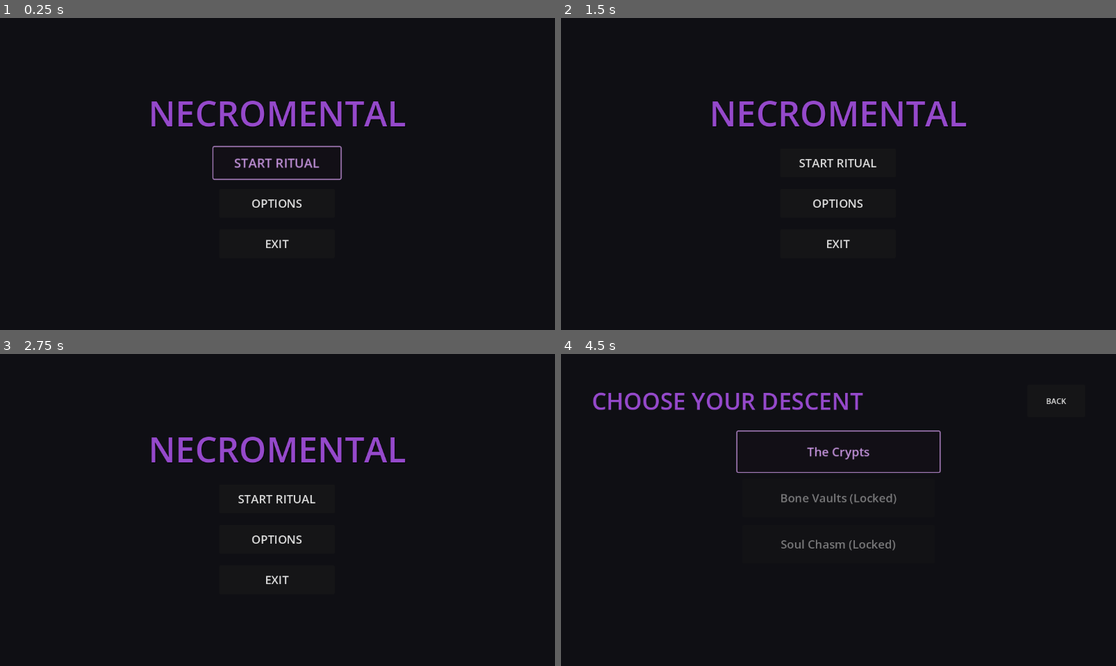
Above: before the commit, frames 1-4 (two rows, left to right).
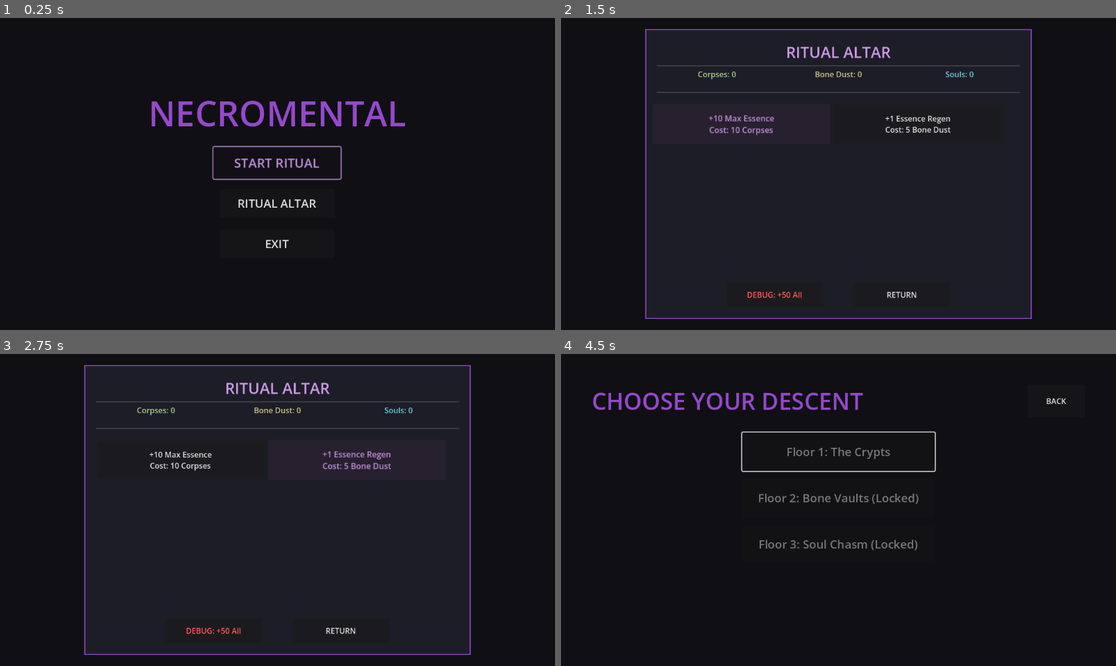
Above: after the commit, the same moments.

Repository: Noah1302/Necromental
Game: Godot game, scene res://scenes/ui/main_menu/main_menu.tscn
Two runs of this game, one before a commit and one after it. Both use one fixed random seed, a clock stepped at 60 frames per second and the inputs below.
Inputs (mouse positions are in pixels of both pictures, inside the frame that each line leads up to):
- Up to frame 1 (0.25 s): no input
- Up to frame 2 (1.5 s): click "OPTIONS" (after the commit: "RITUAL ALTAR") at 0.5 s; click (744, 124) at 1.25 s, where only the run after the commit has a clickable "+10 Max Essence Cost: 10 Corp…"
- Up to frame 3 (2.75 s): click (355, 460) at 2 s, where only the run after the commit has a clickable "+1 Essence Regen Cost: 5 Bone…"
- Up to frame 4 (4.5 s): click (777, 631) at 2.75 s, where only the run after the commit has a clickable "DEBUG: +50 All"; click (899, 631) at 3.5 s, where only the run after the commit has a clickable "RETURN"; click "START RITUAL" at 4.25 s

The runs differ from the first frame. In frame 1, 0.2% of the frame differs, in the area x 42-57%, y 58-61%; in frame 2, 7.9%, in the area x 15-85%, y 3-97%; in frame 3, 7.8%; in frame 4, 1.7%.
Error after the commit: Invalid assignment of property or key 'unlocked_floors' with value of type 'Array' on a base object of type 'Resource (SaveData)'. (res://src/data/save_data.gd…

Commit message:
Phase 3: Save Data & Meta Base

Diff:
--- a/project.godot
+++ b/project.godot
@@ -19,7 +19,6 @@
 
 GameState="*res://src/autoload/game_state.gd"
 
-
 [physics]
 
 3d/physics_engine="Jolt Physics"
--- a/scenes/ui/main_menu/main_menu.gd
+++ b/scenes/ui/main_menu/main_menu.gd
@@ -1,15 +1,16 @@
 extends Control
 
 @onready var start_button: Button = $CenterContainer/VBox/StartButton
+@onready var altar_button: Button = $CenterContainer/VBox/OptionsButton
 @onready var quit_button: Button = $CenterContainer/VBox/QuitButton
 
 func _ready() -> void:
 	start_button.pressed.connect(_on_start_pressed)
+	altar_button.pressed.connect(_on_altar_pressed)
 	quit_button.pressed.connect(_on_quit_pressed)
 
 	_setup_button_animations(start_button)
-	var options_btn = $CenterContainer/VBox/OptionsButton
-	_setup_button_animations(options_btn)
+	_setup_button_animations(altar_button)
 	_setup_button_animations(quit_button)
 
 	# Fokus für Gamepad/Keyboard Navigation
@@ -31,5 +32,8 @@
 func _on_start_pressed() -> void:
 	get_tree().change_scene_to_file("res://scenes/ui/floor_select/floor_select.tscn")
 
+func _on_altar_pressed() -> void:
+	get_tree().change_scene_to_file("res://scenes/ui/meta_upgrade/meta_upgrade.tscn")
+
 func _on_quit_pressed() -> void:
 	get_tree().quit()
--- a/scenes/ui/main_menu/main_menu.tscn
+++ b/scenes/ui/main_menu/main_menu.tscn
@@ -52,7 +52,7 @@
 layout_mode = 2
 size_flags_horizontal = 4
 theme_override_font_sizes/font_size = 24
-text = "OPTIONS"
+text = "RITUAL ALTAR"
 
 [node name="QuitButton" type="Button" parent="CenterContainer/VBox"]
 custom_minimum_size = Vector2(240, 60)
--- /dev/null
+++ b/scenes/ui/meta_upgrade/meta_upgrade.gd
@@ -0,0 +1,73 @@
+extends Control
+
+@onready var label_corpses: Label = %CorpsesLabel
+@onready var label_bone: Label = %BoneDustLabel
+@onready var label_soul: Label = %SoulLabel
+
+@onready var btn_upgrade_essence: Button = %BtnUpgradeEssence
+@onready var btn_upgrade_regen: Button = %BtnUpgradeRegen
+@onready var btn_back: Button = %BackBtn
+@onready var btn_debug: Button = %DebugGrantBtn
+
+func _ready() -> void:
+	btn_back.pressed.connect(_on_back_pressed)
+	btn_debug.pressed.connect(_on_debug_grant)
+
+	btn_upgrade_essence.pressed.connect(_on_upgrade_essence)
+	btn_upgrade_regen.pressed.connect(_on_upgrade_regen)
+
+	GameState.meta_resources_changed.connect(_update_ui)
+
+	_setup_button_animations(btn_upgrade_essence)
+	_setup_button_animations(btn_upgrade_regen)
+	_setup_button_animations(btn_back)
+	_setup_button_animations(btn_debug)
+
+	_update_ui()
+	btn_back.grab_focus()
+
+func _update_ui() -> void:
+	var save = GameState.current_save
+	label_corpses.text = "Corpses: " + str(save.meta_corpses)
+	label_bone.text = "Bone Dust: " + str(save.meta_bone_dust)
+	label_soul.text = "Souls: " + str(save.meta_soul_essence)
+
+	_update_upgrade_button(btn_upgrade_essence, "upg_max_essence", 10, 0, 0)
+	_update_upgrade_button(btn_upgrade_regen, "upg_essence_regen", 0, 5, 0)
+
+func _update_upgrade_button(btn: Button, upgrade_id: String, cost_c: int, cost_b: int, cost_s: int) -> void:
+	if GameState.has_upgrade(upgrade_id):
+		btn.disabled = true
+		btn.text = btn.text.split("\n")[0] + "\n(PURCHASED)"
+	else:
+		var can_afford = GameState.current_save.meta_corpses >= cost_c and \
+						 GameState.current_save.meta_bone_dust >= cost_b and \
+						 GameState.current_save.meta_soul_essence >= cost_s
+		btn.disabled = not can_afford
+
+func _on_upgrade_essence() -> void:
+	GameState.purchase_upgrade("upg_max_essence", 10, 0, 0)
+
+func _on_upgrade_regen() -> void:
+	GameState.purchase_upgrade("upg_essence_regen", 0, 5, 0)
+
+func _on_debug_grant() -> void:
+	GameState.current_save.debug_grant_resources(50)
+	GameState.meta_resources_changed.emit()
+
+func _on_back_pressed() -> void:
+	get_tree().change_scene_to_file("res://scenes/ui/main_menu/main_menu.tscn")
+
+func _setup_button_animations(btn: Button) -> void:
+	btn.mouse_entered.connect(func(): _animate_button(btn, 1.05, Color(0.8, 0.6, 0.9, 1.0)))
+	btn.mouse_exited.connect(func(): _animate_button(btn, 1.0, Color(1, 1, 1, 1)))
+	btn.focus_entered.connect(func(): _animate_button(btn, 1.05, Color(0.8, 0.6, 0.9, 1.0)))
+	btn.focus_exited.connect(func(): _animate_button(btn, 1.0, Color(1, 1, 1, 1)))
+	btn.pivot_offset = btn.custom_minimum_size / 2.0
+
+func _animate_button(btn: Button, target_scale: float, target_modulate: Color) -> void:
+	if btn.disabled:
+		return
+	var tween = create_tween().set_parallel(true).set_trans(Tween.TRANS_SINE).set_ease(Tween.EASE_OUT)
+	tween.tween_property(btn, "scale", Vector2(target_scale, target_scale), 0.15)
+	tween.tween_property(btn, "modulate", target_modulate, 0.15)
--- /dev/null
+++ b/scenes/ui/meta_upgrade/meta_upgrade.tscn
@@ -0,0 +1,113 @@
+[gd_scene load_steps=3 format=3 uid="uid://metaupgrade123"]
+
+[ext_resource type="Script" path="res://scenes/ui/meta_upgrade/meta_upgrade.gd" id="1_meta"]
+[ext_resource type="PackedScene" uid="uid://panelbase123" path="res://scenes/ui/components/ui_panel_base.tscn" id="2_panel"]
+
+[node name="MetaUpgrade" type="Control"]
+layout_mode = 3
+anchors_preset = 15
+anchor_right = 1.0
+anchor_bottom = 1.0
+grow_horizontal = 2
+grow_vertical = 2
+script = ExtResource("1_meta")
+
+[node name="ColorRect" type="ColorRect" parent="."]
+layout_mode = 1
+anchors_preset = 15
+anchor_right = 1.0
+anchor_bottom = 1.0
+grow_horizontal = 2
+grow_vertical = 2
+color = Color(0.0588235, 0.0588235, 0.0784314, 1)
+
+[node name="UIPanelBase" parent="." instance=ExtResource("2_panel")]
+layout_mode = 1
+custom_minimum_size = Vector2(800, 600)
+
+[node name="Header" parent="UIPanelBase/Margin/TopLevel" index="0"]
+text = "RITUAL ALTAR"
+
+[node name="Content" parent="UIPanelBase/Margin/TopLevel" index="2"]
+layout_mode = 2
+
+[node name="VBox" type="VBoxContainer" parent="UIPanelBase/Margin/TopLevel/Content"]
+layout_mode = 1
+anchors_preset = 15
+anchor_right = 1.0
+anchor_bottom = 1.0
+grow_horizontal = 2
+grow_vertical = 2
+theme_override_constants/separation = 24
+
+[node name="ResourcesHeader" type="HBoxContainer" parent="UIPanelBase/Margin/TopLevel/Content/VBox"]
+layout_mode = 2
+alignment = 1
+
+[node name="CorpsesLabel" type="Label" parent="UIPanelBase/Margin/TopLevel/Content/VBox/ResourcesHeader"]
+unique_name_in_owner = true
+layout_mode = 2
+size_flags_horizontal = 3
+theme_override_colors/font_color = Color(0.666667, 0.819608, 0.54902, 1)
+text = "Corpses: 0"
+horizontal_alignment = 1
+
+[node name="BoneDustLabel" type="Label" parent="UIPanelBase/Margin/TopLevel/Content/VBox/ResourcesHeader"]
+unique_name_in_owner = true
+layout_mode = 2
+size_flags_horizontal = 3
+theme_override_colors/font_color = Color(0.819608, 0.768627, 0.54902, 1)
+text = "Bone Dust: 0"
+horizontal_alignment = 1
+
+[node name="SoulLabel" type="Label" parent="UIPanelBase/Margin/TopLevel/Content/VBox/ResourcesHeader"]
+unique_name_in_owner = true
+layout_mode = 2
+size_flags_horizontal = 3
+theme_override_colors/font_color = Color(0.407843, 0.823529, 0.866667, 1)
+text = "Souls: 0"
+horizontal_alignment = 1
+
+[node name="HSeparator" type="HSeparator" parent="UIPanelBase/Margin/TopLevel/Content/VBox"]
+layout_mode = 2
+
+[node name="UpgradeGrid" type="GridContainer" parent="UIPanelBase/Margin/TopLevel/Content/VBox"]
+layout_mode = 2
+size_flags_vertical = 3
+theme_override_constants/h_separation = 16
+theme_override_constants/v_separation = 16
+columns = 2
+
+[node name="BtnUpgradeEssence" type="Button" parent="UIPanelBase/Margin/TopLevel/Content/VBox/UpgradeGrid"]
+unique_name_in_owner = true
+custom_minimum_size = Vector2(350, 80)
+layout_mode = 2
+text = "+10 Max Essence
+Cost: 10 Corpses"
+
+[node name="BtnUpgradeRegen" type="Button" parent="UIPanelBase/Margin/TopLevel/Content/VBox/UpgradeGrid"]
+unique_name_in_owner = true
+custom_minimum_size = Vector2(350, 80)
+layout_mode = 2
+text = "+1 Essence Regen
+Cost: 5 Bone Dust"
+
+[node name="BottomRow" type="HBoxContainer" parent="UIPanelBase/Margin/TopLevel/Content/VBox"]
+layout_mode = 2
+alignment = 1
+theme_override_constants/separation = 64
+
+[node name="DebugGrantBtn" type="Button" parent="UIPanelBase/Margin/TopLevel/Content/VBox/BottomRow"]
+unique_name_in_owner = true
+custom_minimum_size = Vector2(200, 50)
+layout_mode = 2
+theme_override_colors/font_color = Color(1, 0.352941, 0.352941, 1)
+text = "DEBUG: +50 All"
+
+[node name="BackBtn" type="Button" parent="UIPanelBase/Margin/TopLevel/Content/VBox/BottomRow"]
+unique_name_in_owner = true
+custom_minimum_size = Vector2(200, 50)
+layout_mode = 2
+text = "RETURN"
+
+[editable path="UIPanelBase"]
--- a/src/autoload/game_state.gd
+++ b/src/autoload/game_state.gd
@@ -52,6 +52,30 @@
 	current_save.save()
 	meta_resources_changed.emit()
 
+func spend_meta_resources(corpses: int, bone_dust: int, soul_essence: int) -> bool:
+	if current_save.meta_corpses >= corpses and current_save.meta_bone_dust >= bone_dust and current_save.meta_soul_essence >= soul_essence:
+		current_save.meta_corpses -= corpses
+		current_save.meta_bone_dust -= bone_dust
+		current_save.meta_soul_essence -= soul_essence
+		current_save.save()
+		meta_resources_changed.emit()
+		return true
+	return false
+
+func purchase_upgrade(upgrade_id: String, cost_corpses: int, cost_bone_dust: int, cost_soul_essence: int) -> bool:
+	if current_save.purchased_upgrades.has(upgrade_id):
+		return false # Already owned
+
+	if spend_meta_resources(cost_corpses, cost_bone_dust, cost_soul_essence):
+		current_save.purchased_upgrades.append(upgrade_id)
+		current_save.save()
+		return true
+
+	return false
+
+func has_upgrade(upgrade_id: String) -> bool:
+	return current_save.purchased_upgrades.has(upgrade_id)
+
 func unlock_floor(floor_id: String) -> void:
 	if not current_save.unlocked_floors.has(floor_id):
 		current_save.unlocked_floors.append(floor_id)
--- a/src/data/save_data.gd
+++ b/src/data/save_data.gd
@@ -16,7 +16,23 @@
 		if data:
 			return data
 
-	return SaveData.new()
+	# Initial creation needs to ensure arrays are valid
+	var new_save = SaveData.new()
+	new_save.unlocked_floors = []
+	new_save.purchased_upgrades = []
+	return new_save
 
 func save() -> void:
+	# Ensure the directory exists
+	var dir = DirAccess.open("user://")
+	if not dir:
+		DirAccess.make_dir_absolute("user://")
+
 	ResourceSaver.save(self, SAVE_PATH)
+
+# Debug helper
+func debug_grant_resources(amount: int) -> void:
+	meta_corpses += amount
+	meta_bone_dust += amount
+	meta_soul_essence += amount
+	save()
Not shown, changed: docs/BRANCH_NOTES.md
Not shown, changed: docs/DEVLOG.md
Not shown, changed: docs/TODO.md
